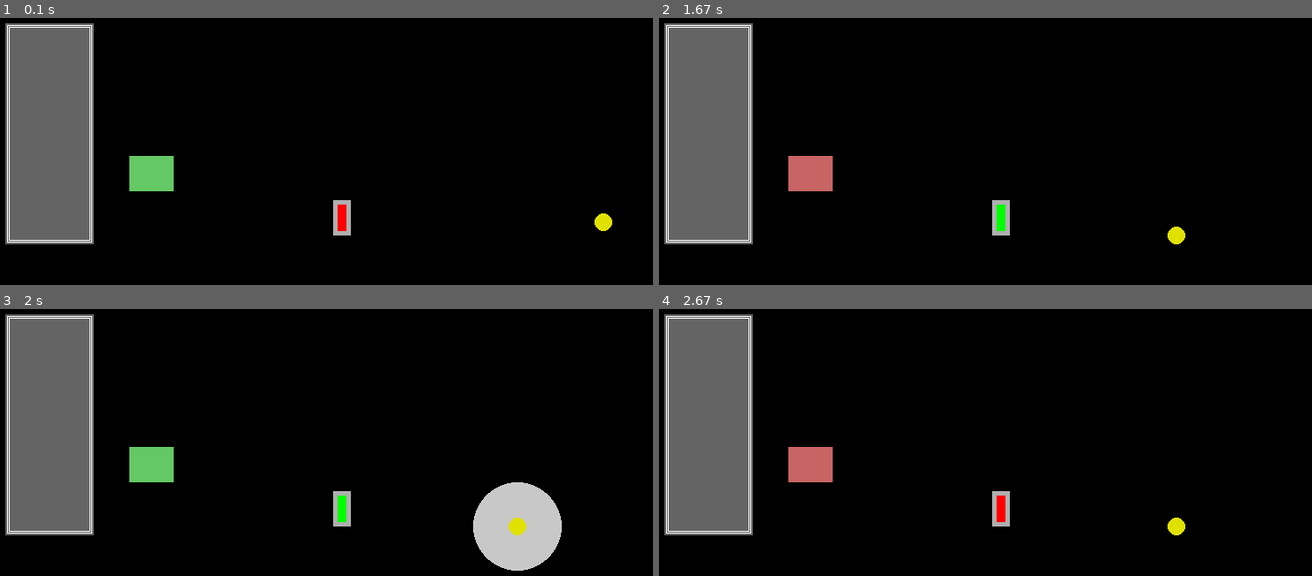
Above: before the commit, frames 1-4 (two rows, left to right).
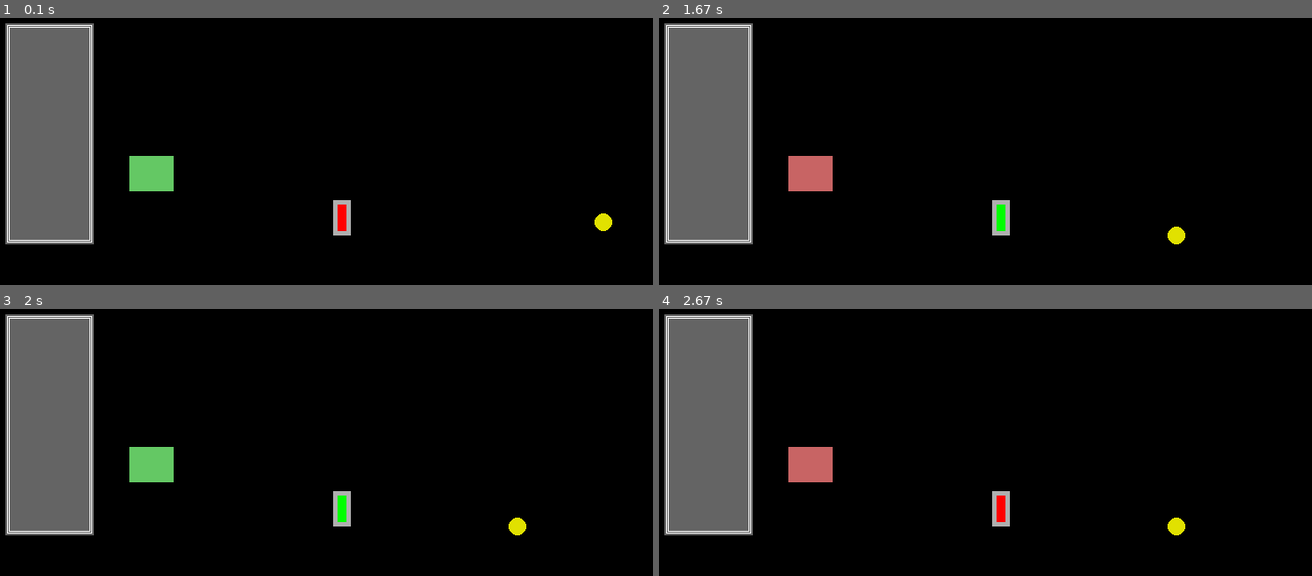
Above: after the commit, the same moments.

Repository: Sulles/YOLOL_Simulator
Game: pygame game, started from Simulator/main.py
Same seed, same stepped clock (60 frames per second), same inputs: the game is played once before the commit and once after it.
Inputs (mouse positions are in pixels of both pictures, inside the frame that each line leads up to):
- Up to frame 1 (0.1 s): no input
- Up to frame 2 (1.67 s): click (998, 218) at 0.38 s; press the mouse at (809, 172) at 0.7 s; move the mouse to (outside the picture) at 0.8 s; release the mouse at (outside the picture) at 0.93 s; press the mouse at (1259, 220) at 1.03 s; move the mouse to (1161, 255) at 1.13 s; release the mouse at (outside the picture) at 1.27 s; right-click (1174, 234) at 1.38 s
- Up to frame 3 (2 s): press the mouse at (150, 463) at 1.7 s; move the mouse to (124, 458) at 1.8 s; release the mouse at (97, 450) at 1.93 s
- Up to frame 4 (2.67 s): press the mouse at (998, 509) at 2.03 s; move the mouse to (1129, 461) at 2.13 s; release the mouse at (1253, 413) at 2.27 s; press the mouse at (809, 463) at 2.37 s; move the mouse to (874, 503) at 2.47 s; release the mouse at (933, 541) at 2.6 s

Frames 1-2 are identical in both runs. In frame 3, 3.4% of the frame differs, in the area x 72-87%, y 64-99%; in frame 4, nothing differs.

Commit message:
update to button functionality verified by Artturi

Diff:
--- a/Simulator/Classes/Button.py
+++ b/Simulator/Classes/Button.py
@@ -63,9 +63,12 @@
                 'INVALID BUTTON STATE: Button Style "%s" only allows for 4 states' % self.buttonstyle
             self.maxstate = 5
 
-    def increment_state(self):
-        self.internal_state = (self.internal_state + 1) % self.maxstate
-        return self.update_state(self.internal_state)
+    def toggle_internal_state(self):
+        self.internal_state = (self.internal_state + 1) % 2
+        if self.internal_state:
+            return self.update_state(self.buttononstate)
+        else:
+            return self.update_state(self.buttonoffstate)
 
     def update_state(self, new_state):
         print('"{0}" buttonstate updated from {1} to {2}'.format(self.name, self.buttonstate, new_state))
@@ -143,7 +146,7 @@
 
     def _handle_action(self, action_type):
         if action_type == 'LEFT_MOUSE_DOWN' or action_type == 'LEFT_MOUSE_UP':
-            return self.increment_state()
+            return self.toggle_internal_state()
 
     # MISC
     def print(self):
@@ -186,7 +189,7 @@
     butt.print()
 
     try:
-        butt.increment_state()
+        butt.toggle_internal_state()
         if butt.buttonstate not in range(butt.maxstate):
             print('UNIT TEST ERROR: This should have failed!')
     except AssertionError:
--- a/Simulator/Classes/Chip.py
+++ b/Simulator/Classes/Chip.py
@@ -139,6 +139,9 @@
                 self.chipwait -= 1
                 print('Chip wait decremented to: %d' % self.chipwait)
 
+            # create kwargs copy to compare if anything has changed
+            kwargs_copy = copy(self.kwargs)
+
             # TODO: if only 1 line in AST, make sure lines 2-20 are also 'executed'
             # print('Starting to execute line %d' % self.current_line)
             if self.lines[self.current_line - 1] is not None:
@@ -147,7 +150,10 @@
                 if goto:
                     # print('Got goto: %d' % goto)
                     self.current_line = goto
-            return copy(self.kwargs)
+
+            # only update kwargs if something changed
+            if self.kwargs != kwargs_copy:
+                return copy(self.kwargs)
         else:
             print('ERROR: Tried to run next line too soon!')
             return None
